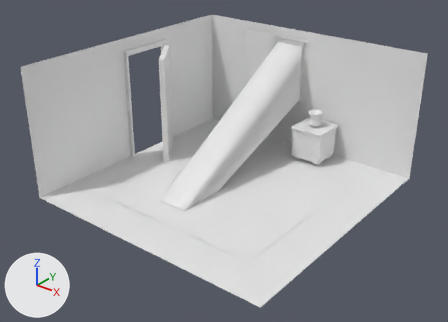
One commit to the FBX model Assets/Challenges/Room/Models/scene.fbx: the scene before it, then after it.
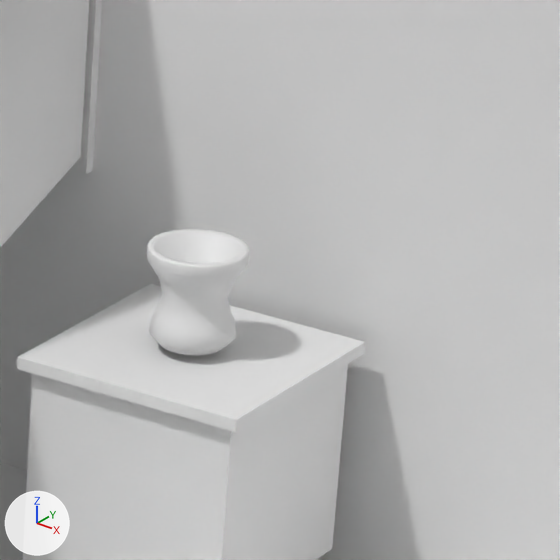
There are two pictures of each version: one whole from a 50 mm camera at (5.13, -6.57, 4.49) aimed at (0.05, -0.21, 0.54), one close up on the part from 64% to 82% of the width and 24% to 48% of the height. Lighting does not change. The marker at lower left points along +X, +Y and +Z. Where no turn or scale is listed for an object, it has been applied to the vertices.

Objects in the first close-up: 'Cube', 'Light.Shaft', 'Room', 'Room.001', 'Vase', 'Window'.
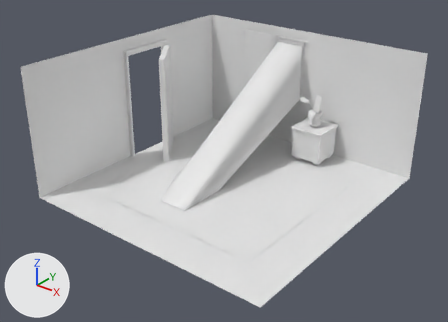
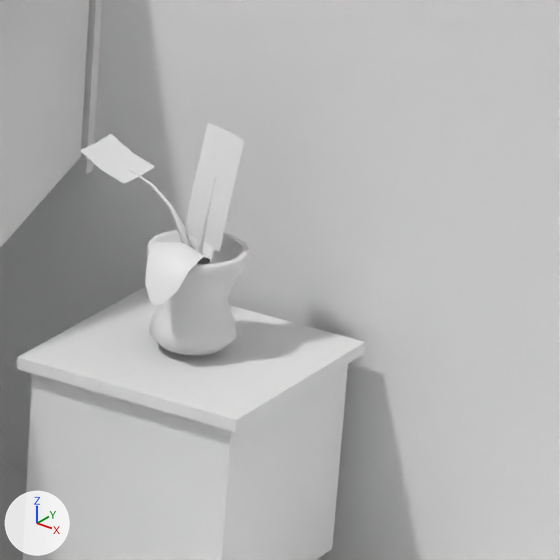
Where the newer file only moved an object's origin or applied its transform, the numbers keep the older frame.

Location of each change, [x1, y1, x2, y2] in pixels of the close-ups (560 x 560 px):
'FlowerB.001', added
    after: [185, 123, 244, 252]
'FlowerC', added
    after: [145, 242, 210, 305]
'FlowerA.001', added
    after: [80, 134, 155, 183]
'FlowerA', added
    after: [129, 169, 191, 247]
'FlowerB', added
    after: [196, 177, 217, 254]

The change, as a diff of the scene's bpy script:
```diff
--- a/Assets/Challenges/Room/Models/scene.fbx.py
+++ b/Assets/Challenges/Room/Models/scene.fbx.py
@@ me_flowerb_002 @@
+me_flowerb_002.from_pydata([(0.503, 1.675, 0.947), (0.392, 1.705, 0.955), (0.396, 1.745, 1.093), (0.387, 1.685, 0.847), (0.507, 1.714, 1.084), (0.499, 1.655, 0.839), (0.44, 1.7, 0.949), (0.455, 1.736, 1.087), (0.431, 1.69, 0.842)], [], [(7, 6, 0, 4), (6, 8, 5, 0), (1, 3, 8, 6), (2, 1, 6, 7)])
+me_flowerb_002.materials.append(mat_uvtexture)  # its picture is missing
@@ me_flowerb @@
+me_flowerb.from_pydata(...)  # 54 vertices, 48 faces; spans x 0.42..0.447, y 1.661..1.711, z 0.603..0.987
+me_flowerb.materials.append(mat_uvtexture)  # its picture is missing
@@ me_flowera @@
+me_flowera.from_pydata(...)  # 54 vertices, 48 faces; spans x 0.242..0.433, y 1.67..1.686, z 0.599..0.967
+me_flowera.materials.append(mat_uvtexture)  # its picture is missing
@@ me_flowerc @@
+me_flowerc.from_pydata(...)  # 24 vertices, 14 faces; spans x 0.366..0.499, y 1.497..1.66, z 0.686..0.867
+me_flowerc.materials.append(mat_uvtexture)  # its picture is missing
@@ me_flowera_002 @@
+me_flowera_002.from_pydata([(0.2158, 1.7347, 0.9829), (0.2052, 1.6208, 0.9733), (0.1456, 1.6208, 1.0055), (0.2649, 1.6208, 0.9548), (0.1561, 1.7347, 1.0151), (0.2754, 1.7347, 0.9644), (0.2105, 1.6778, 0.9755), (0.1509, 1.6778, 1.0077), (0.2701, 1.6778, 0.9569)], [], [(7, 6, 0, 4), (6, 8, 5, 0), (1, 3, 8, 6), (2, 1, 6, 7)])
+me_flowera_002.materials.append(mat_uvtexture)  # its picture is missing
@@ ob_flowerb_001 @@
+ob_flowerb_001 = bpy.data.objects.new('FlowerB.001', me_flowerb_002)
+ob_flowerb_001.location = (0.0, 0.0, 0.0)
@@ ob_flowerb @@
+ob_flowerb = bpy.data.objects.new('FlowerB', me_flowerb)
+ob_flowerb.location = (0.0, 0.0, 0.0)
@@ ob_flowera @@
+ob_flowera = bpy.data.objects.new('FlowerA', me_flowera)
+ob_flowera.location = (0.0, 0.0, 0.0)
@@ ob_flowerc @@
+ob_flowerc = bpy.data.objects.new('FlowerC', me_flowerc)
+ob_flowerc.location = (0.0, 0.0, 0.0)
@@ ob_flowera_001 @@
+ob_flowera_001 = bpy.data.objects.new('FlowerA.001', me_flowera_002)
+ob_flowera_001.location = (0.0, 0.0, 0.0)
```
